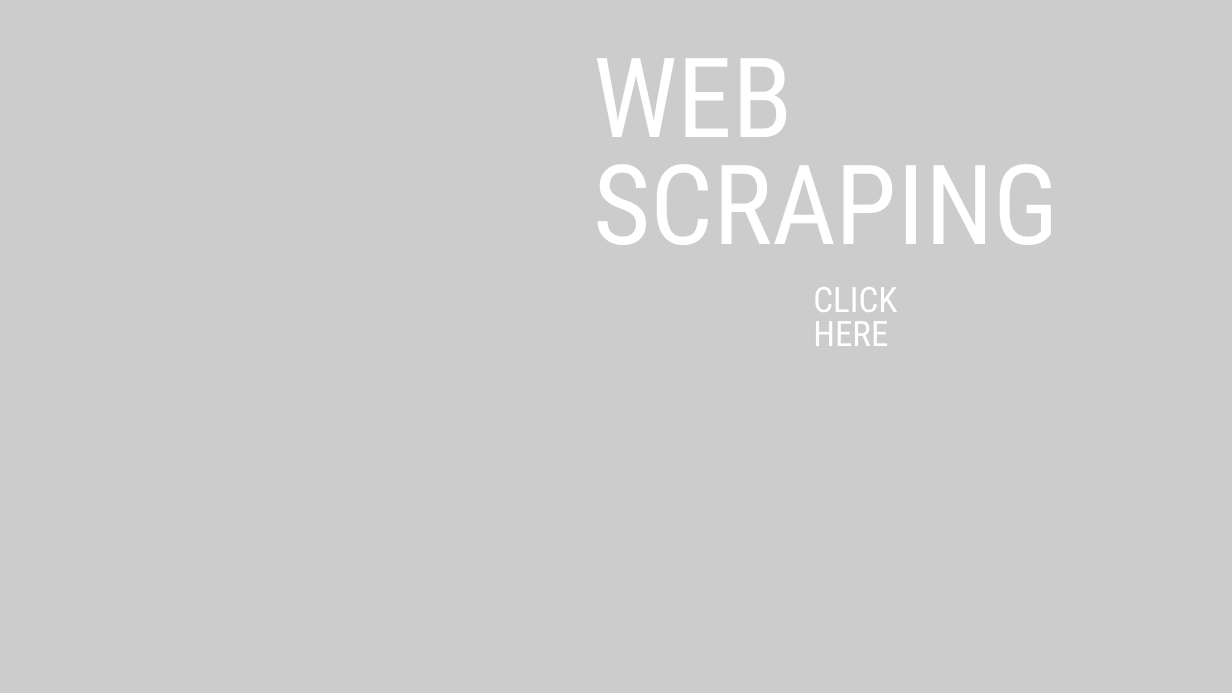
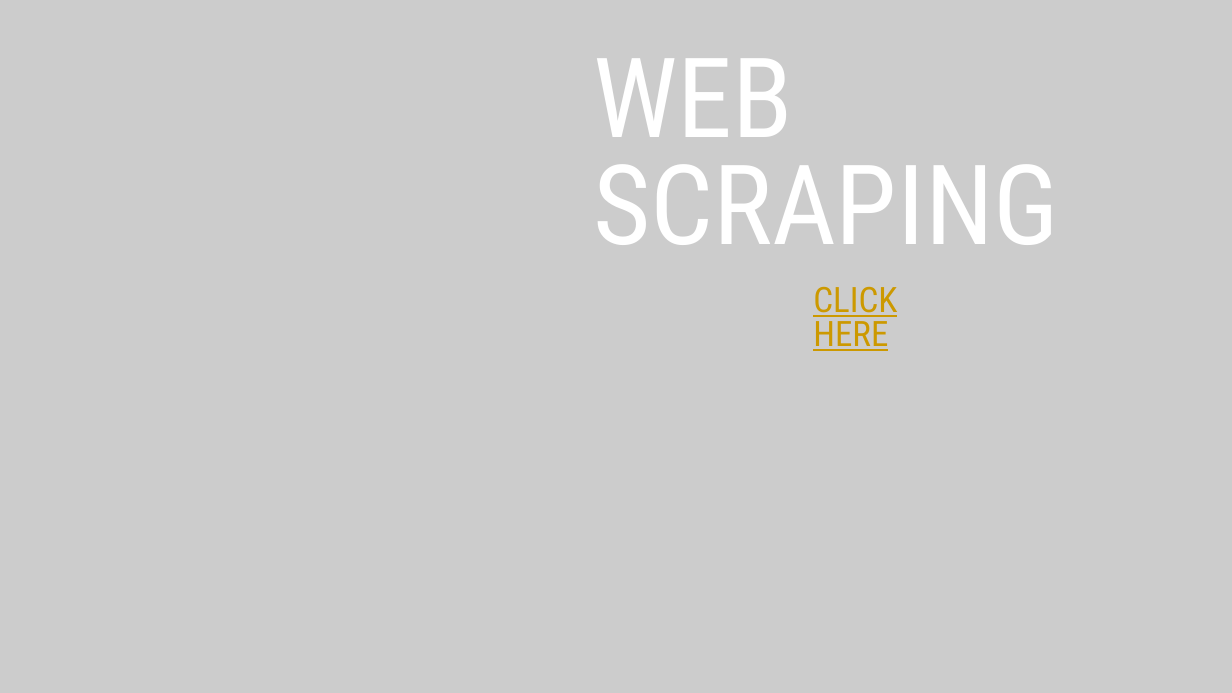
Before and after one commit to yurialmeida5/UFC_Stats, a slide deck: slide 6 of UFC Statistics.pptx. Drawn at 1232x693 pixels with LibreOffice and Linux fonts; fonts in the diff are those of the drawing; grey boxes stand for pictures; background and template pictures are left out; a plain dark background stands for a picture behind light text. Boxes give left, top, right and bottom in pixels: in the first picture for what was removed or moved away, otherwise in the second. Text is boxed around its words. In the diff, an @@ line names an element or a change of style, - is before the commit and + after.

```diff
--- a/UFC Statistics.pptx
+++ b/UFC Statistics.pptx
@@ text "CLICK HERE" at bbox=[813, 286, 897, 351]: text colour #FFFFFF to #CC9900, underline on @@
```
Also in this commit, not shown: 1 other slide changed.
